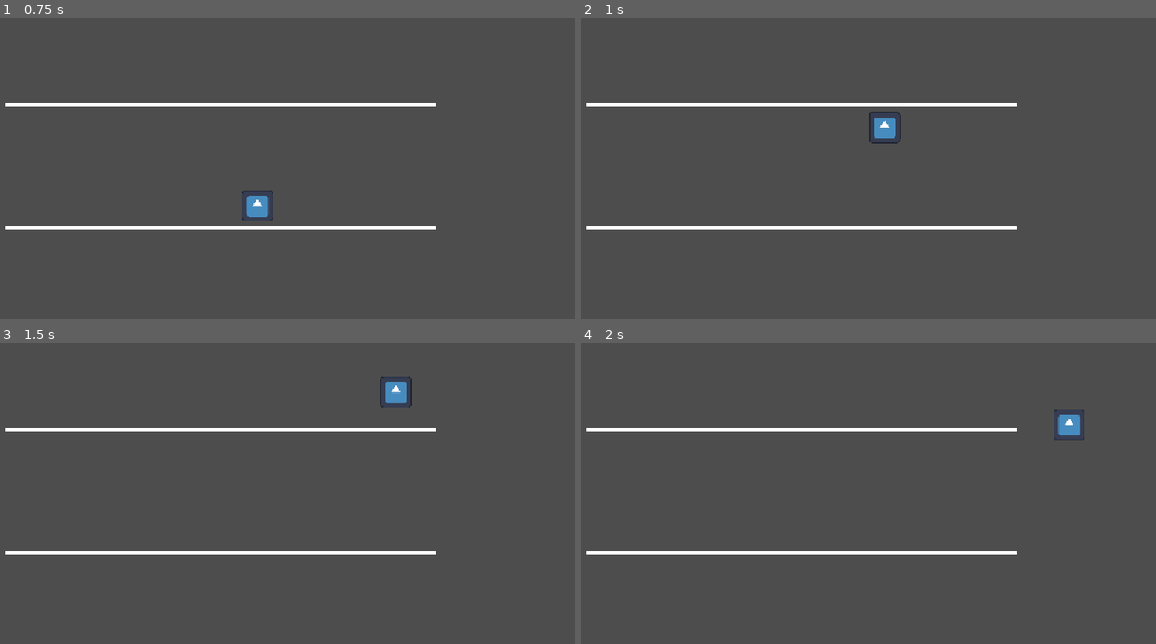
Above: before the commit, frames 1-4 (two rows, left to right).
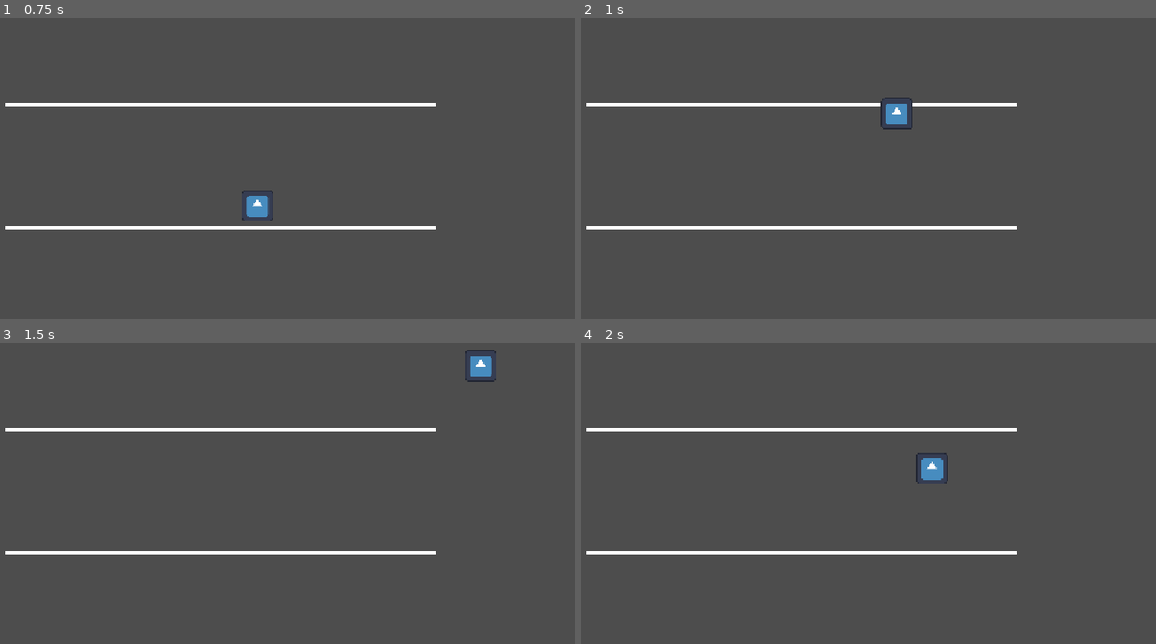
Above: after the commit, the same moments.

Repository: kadesole22/MHACKS
Game: Godot game, scene res://MHacks26_Game.tscn
Same seed, same stepped clock (60 frames per second), same inputs: the game is played once before the commit and once after it. The engine's default icon, where the game draws it, is replaced by a stand-in: a white triangle on a blue panel in a dark square.
Inputs (mouse positions are in pixels of both pictures, inside the frame that each line leads up to):
- Up to frame 1 (0.75 s): move the mouse to (373, 99) at 0.52 s; hold D (move_right) from 0.53 s (still down); click (373, 99) at 0.6 s
- Up to frame 2 (1 s): keep holding D (move_right); tap Space (jump) at 0.77, 0.8 s
- Up to frame 3 (1.5 s): keep holding D (move_right); tap Space (jump) at 1.07, 1.35 s; move the mouse to (80, 463) at 1.27 s
- Up to frame 4 (2 s): keep holding D (move_right); tap Space (jump) at 1.52, 1.82 s; click (661, 463) at 1.55 s

Frame 1 is identical in both runs. In frame 2, 0.6% of the frame differs, in the area x 50-58%, y 26-42%; in frame 3, 0.7%, in the area x 66-87%, y 2-22%; in frame 4, 0.7%.

Commit message:
added grapple

Diff:
--- a/game/MHacks26_Game.tscn
+++ b/game/MHacks26_Game.tscn
@@ -11,7 +11,7 @@
 
 [node name="Node2D" type="Node2D" unique_id=1657923700]
 
-[node name="BottomPlatform" type="StaticBody2D" parent="." unique_id=143716031 groups=["one_way_platform"]]
+[node name="BottomPlatform" type="StaticBody2D" parent="." unique_id=143716031 groups=["one_way_platforms"]]
 position = Vector2(576, 500)
 
 [node name="CollisionShape2D" type="CollisionShape2D" parent="BottomPlatform" unique_id=444833191]
@@ -23,7 +23,7 @@
 points = PackedVector2Array(-350, 0, 350, 0)
 width = 6.0
 
-[node name="TopPlatform" type="StaticBody2D" parent="." unique_id=1731790091 groups=["one_way_platform"]]
+[node name="TopPlatform" type="StaticBody2D" parent="." unique_id=1731790091 groups=["one_way_platforms"]]
 position = Vector2(576, 300)
 
 [node name="CollisionShape2D" type="CollisionShape2D" parent="TopPlatform" unique_id=292441262]
--- /dev/null
+++ b/game/grapple_hook.gd
@@ -0,0 +1,45 @@
+extends Area2D
+
+
+signal hooked(point)
+signal missed
+
+
+const SPEED = 1200.0
+const MAX_DISTANCE = 450.0
+
+var direction = Vector2.ZERO
+var start_position = Vector2.ZERO
+var active = false
+
+
+func launch(from_position, launch_direction):
+	global_position = from_position
+	start_position = from_position
+	direction = launch_direction.normalized()
+	active = true
+
+
+func _physics_process(delta):
+	if not active:
+		return
+
+	# Move the grapple forward.
+	global_position += direction * SPEED * delta
+
+	# Check everything our circular hitbox is currently touching.
+	for body in get_overlapping_bodies():
+		if body.is_in_group("one_way_platforms"):
+			active = false
+
+			# Tell the player where the grapple connected.
+			hooked.emit(global_position)
+
+			queue_free()
+			return
+
+	# If we travelled 450 pixels without hitting terrain, disappear.
+	if global_position.distance_to(start_position) >= MAX_DISTANCE:
+		active = false
+		missed.emit()
+		queue_free()
--- /dev/null
+++ b/game/grapple_hook.tscn
@@ -0,0 +1,11 @@
+[gd_scene format=3 uid="uid://dd12sfd65wd8c"]
+
+[ext_resource type="Script" uid="uid://c4xj4fxxoynlb" path="res://grapple_hook.gd" id="1_n2gun"]
+
+[sub_resource type="CircleShape2D" id="CircleShape2D_jvhgk"]
+
+[node name="GrappleHook" type="Area2D" unique_id=1032246049]
+script = ExtResource("1_n2gun")
+
+[node name="CollisionShape2D" type="CollisionShape2D" parent="." unique_id=455830460]
+shape = SubResource("CircleShape2D_jvhgk")
--- a/game/player.gd
+++ b/game/player.gd
@@ -5,40 +5,123 @@
 const JUMP_VELOCITY = -700.0
 const GRAVITY = 1100.0
 
+# Grapple settings
+const GRAPPLE_ACCELERATION = 2500.0
+const GRAPPLE_MAX_SPEED = 900.0
+const GRAPPLE_REACH_DISTANCE = 45.0
+
+# Load our GrappleHook scene.
+const GRAPPLE_HOOK = preload("res://grapple_hook.tscn")
+
+
+var current_hook = null
+var is_grappling = false
+var grapple_point = Vector2.ZERO
+
 
 func _physics_process(delta):
-	# Gravity
-	if not is_on_floor():
-		velocity.y += GRAVITY * delta
+	# Fire grapple
+	if Input.is_action_just_pressed("grapple"):
+		fire_grapple()
 
-	# Jump
-	if Input.is_action_just_pressed("jump") and is_on_floor():
-		velocity.y = JUMP_VELOCITY
+	# ------------------------------------------------
+	# If we're currently attached to a grapple point...
+	# ------------------------------------------------
+	if is_grappling:
+		var to_grapple = grapple_point - global_position
+		var distance = to_grapple.length()
 
-	# Left/right movement
-	var direction = Input.get_axis("move_left", "move_right")
+		# We've reached the grapple point.
+		if distance <= GRAPPLE_REACH_DISTANCE:
+			is_grappling = false
+			velocity = Vector2.ZERO
 
-	if direction != 0:
-		velocity.x = direction * SPEED
+		else:
+			# Accelerate toward the grapple point.
+			var grapple_direction = to_grapple.normalized()
+
+			velocity += grapple_direction * GRAPPLE_ACCELERATION * delta
+
+			# Prevent the player from becoming infinitely fast.
+			velocity = velocity.limit_length(GRAPPLE_MAX_SPEED)
+
+
+	# ------------------------------------------------
+	# Normal movement when we're NOT grappling
+	# ------------------------------------------------
 	else:
-		velocity.x = move_toward(velocity.x, 0, SPEED)
+		# Gravity
+		if not is_on_floor():
+			velocity.y += GRAVITY * delta
 
-	# Drop down through the platform we're standing on
-	if Input.is_action_just_pressed("drop_down") and is_on_floor():
-		var platform = get_platform_below()
+		# Jump
+		if Input.is_action_just_pressed("jump") and is_on_floor():
+			velocity.y = JUMP_VELOCITY
 
-		if platform != null and platform.is_in_group("one_way_platform"):
-			drop_through(platform)
+		# Left/right movement
+		var direction = Input.get_axis("move_left", "move_right")
+
+		if direction != 0:
+			velocity.x = direction * SPEED
+		else:
+			velocity.x = move_toward(velocity.x, 0, SPEED)
+
+		# Drop through platform
+		if Input.is_action_just_pressed("drop_down") and is_on_floor():
+			var platform = get_platform_below()
+
+			if platform != null and platform.is_in_group("one_way_platforms"):
+				drop_through(platform)
+
 
 	move_and_slide()
 
 
+func fire_grapple():
+	# Don't fire another grapple while one is already flying
+	# or while we're already being pulled.
+	if current_hook != null or is_grappling:
+		return
+
+	# Aim from the player toward the mouse cursor.
+	var mouse_position = get_global_mouse_position()
+	var grapple_direction = mouse_position - global_position
+
+	# Avoid problems if the mouse is directly on top of the player.
+	if grapple_direction.length() < 1.0:
+		return
+
+	# Create the grapple projectile.
+	var hook = GRAPPLE_HOOK.instantiate()
+
+	# Put it in the main level instead of inside the player.
+	get_tree().current_scene.add_child(hook)
+
+	# Listen for whether it hits terrain or misses.
+	hook.hooked.connect(_on_grapple_hooked)
+	hook.missed.connect(_on_grapple_missed)
+
+	current_hook = hook
+
+	# Fire it.
+	hook.launch(global_position, grapple_direction)
+
+
+func _on_grapple_hooked(point):
+	current_hook = null
+
+	grapple_point = point
+	is_grappling = true
+
+
+func _on_grapple_missed():
+	current_hook = null
+
+
 func get_platform_below():
-	# Look through the player's current collisions
 	for i in range(get_slide_collision_count()):
 		var collision = get_slide_collision(i)
 
-		# A floor underneath the player has an upward-facing normal.
 		if collision.get_normal().y < -0.7:
 			return collision.get_collider()
 
@@ -46,15 +129,11 @@
 
 
 func drop_through(platform):
-	# Temporarily make the player ignore ONLY this platform.
 	add_collision_exception_with(platform)
 
-	# Start moving downward.
 	velocity.y = 100.0
 
-	# Give the player enough time to pass underneath the platform.
 	await get_tree().create_timer(0.2).timeout
 
-	# Turn collision with that platform back on.
 	if is_instance_valid(platform):
 		remove_collision_exception_with(platform)
--- a/game/project.godot
+++ b/game/project.godot
@@ -14,10 +14,6 @@
 run/main_scene="uid://7prhks350n87"
 config/features=PackedStringArray("4.7", "Forward Plus")
 config/icon="res://icon.svg"
-
-[autoload]
-
-Stdb="*res://stdb.gd"
 
 [display]
 
@@ -51,6 +47,11 @@
 , Object(InputEventKey,"resource_local_to_scene":false,"resource_name":"","device":-1,"window_id":0,"alt_pressed":false …(186 unchanged characters)…
 ]
 }
+grapple={
+"deadzone": 0.2,
+"events": [Object(InputEventMouseButton,"resource_local_to_scene":false,"resource_name":"","device":-1,"window_id":0,"alt_pressed":false,"shift_pressed":false,"ctrl_pressed":false,"meta_pressed":false,"button_mask":1,"position":Vector2(320, 16),"global_position":Vector2(329, 64),"factor":1.0,"button_index":1,"canceled":false,"pressed":true,"double_click":false,"script":null)
+]
+}
 
 [physics]
 
--- a/game/stdb.gd
+++ /dev/null
@@ -1,39 +0,0 @@
-extends Node
-## Talks to the SpacetimeDB connection owned by the hosting web page (web/src/bridge.ts).
-## Outside a web export (for example the editor) every call is a harmless no-op.
-
-var _bridge = null
-
-
-func _ready() -> void:
-	if not OS.has_feature("web"):
-		return
-	# "parent" is window.parent: the page that embeds this export in an iframe.
-	var parent = JavaScriptBridge.get_interface("parent")
-	if parent != null:
-		_bridge = parent.stdb
-
-
-func is_connected_to_server() -> bool:
-	return _bridge != null
-
-
-func my_id() -> String:
-	return str(_bridge.myId()) if _bridge != null else ""
-
-
-func room_code() -> String:
-	return str(_bridge.roomCode()) if _bridge != null else ""
-
-
-func send_state(pos: Vector2, vel: Vector2, facing: int) -> void:
-	if _bridge != null:
-		_bridge.sendState(pos.x, pos.y, vel.x, vel.y, facing)
-
-
-## Every player in my room, including me: { id, name, online, me, x, y, vx, vy, facing }.
-func get_players() -> Array:
-	if _bridge == null:
-		return []
-	var parsed = JSON.parse_string(str(_bridge.players()))
-	return parsed if parsed is Array else []
Not shown, added: game/grapple_hook.gd.uid
